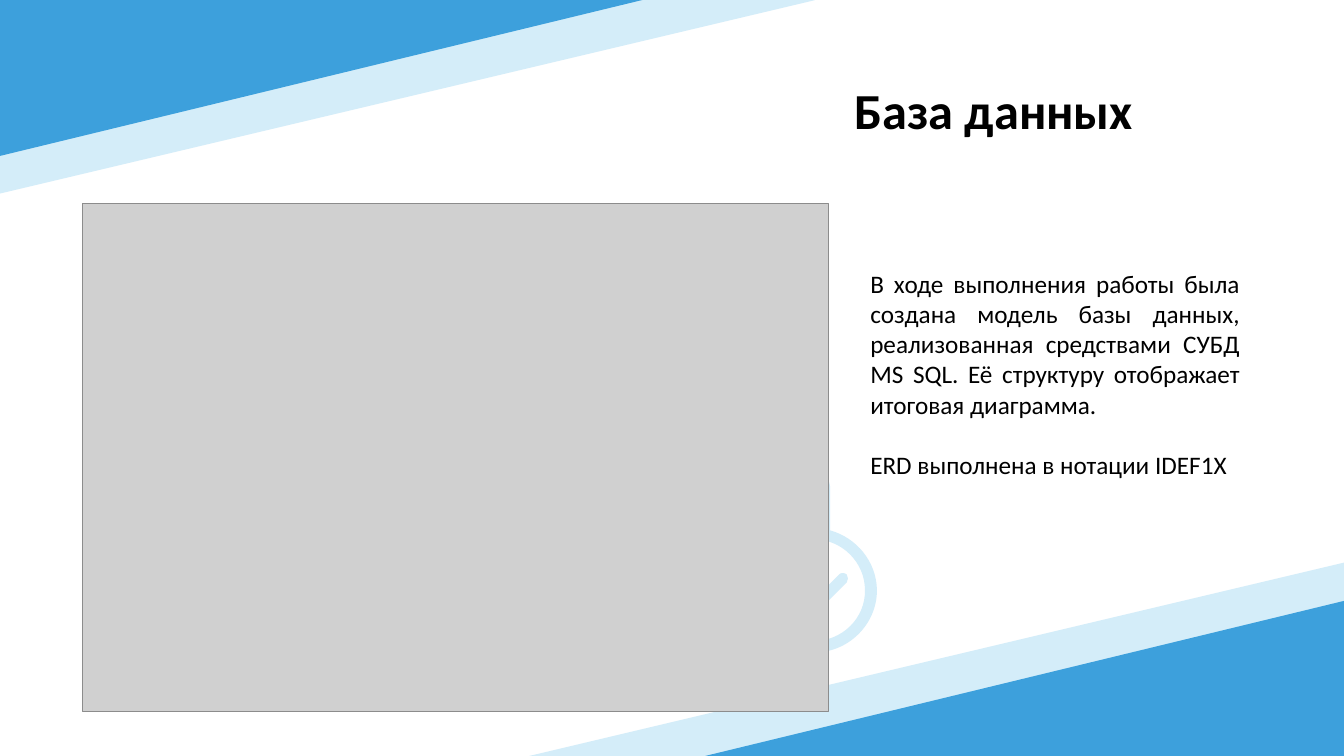
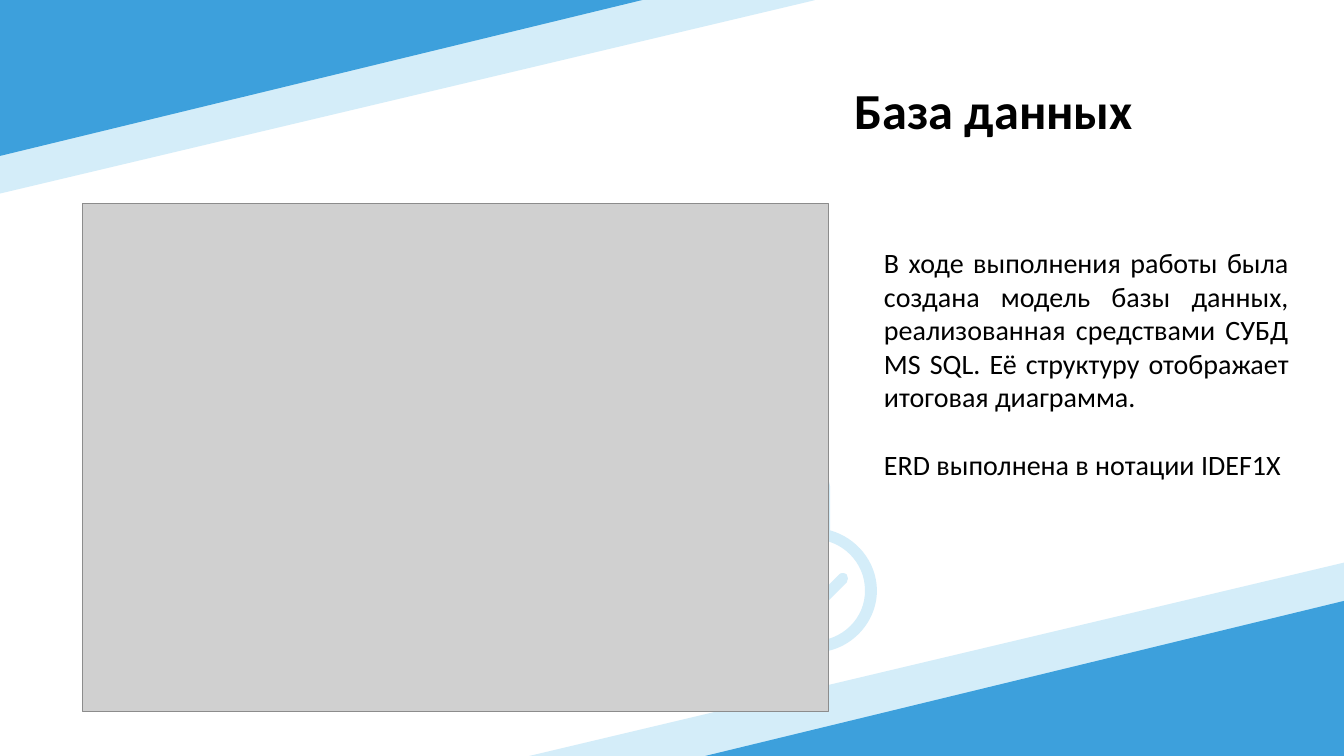
Before and after one commit to Immortian/ASP.NET-Core-HRM, a slide deck: slide 7 of Документация/Презентация.pptx. Drawn at 1344x756 pixels with LibreOffice and Linux fonts; fonts in the diff are those of the drawing; grey boxes stand for pictures. Boxes give left, top, right and bottom in pixels: in the first picture for what was removed or moved away, otherwise in the second. Text is boxed around its words. In the diff, an @@ line names an element or a change of style, - is before the commit and + after.

```diff
--- a/Документация/Презентация.pptx
+++ b/Документация/Презентация.pptx
@@ text "В ходе выполнения работы была ...": place and size @@
-text "В ходе выполнения работы была ..." at (870, 276, 1240, 478)
+text "В ходе выполнения работы была ..." at (884, 254, 1289, 480)
@@ text "В ходе выполнения работы была ..." at (884, 254, 1289, 480): size 18 to 20 pt @@
```
Also in this commit, not shown: 11 other slides changed, 3 slides added, 1 slide removed, 38 other files.
